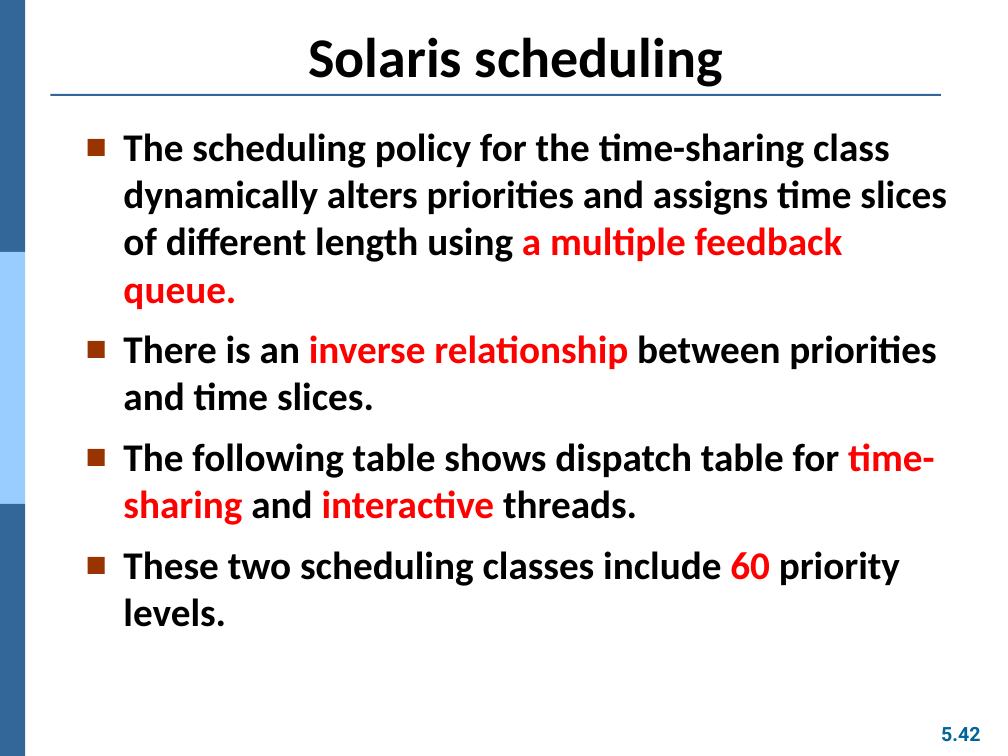
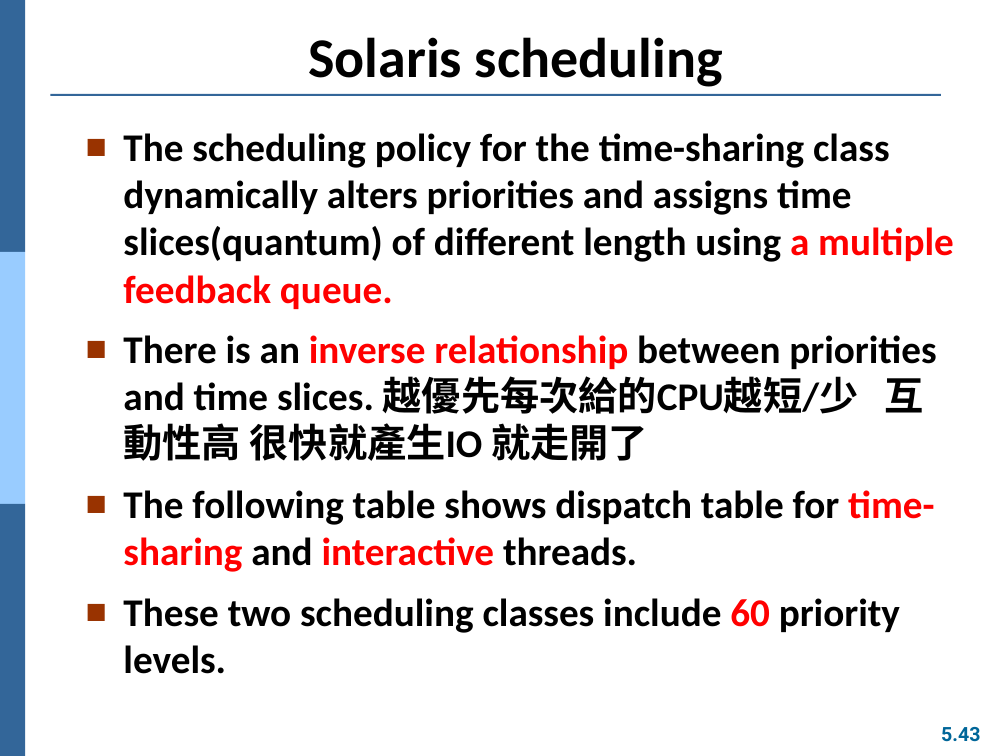
Before and after one commit to Yang09701194/OS_Learning, a slide deck: slide 43 of ch05.pptx (slide 42 before the commit). Drawn at 1008x756 pixels with LibreOffice and Linux fonts; fonts in the diff are those of the drawing. Boxes give left, top, right and bottom in pixels: in the first picture for what was removed or moved away, otherwise in the second. Text is boxed around its words. In the diff, an @@ line names an element or a change of style, - is before the commit and + after.

```diff
--- a/ch05.pptx
+++ b/ch05.pptx
@@ text at <box>123,133,954,461</box>: text changed @@
-■ The scheduling policy for the time-sharing class dynamically alters priorities and assigns time slices of different length using a multiple feedback queue.
-■ There is an inverse relationship between priorities and time slices.
+■ The scheduling policy for the time-sharing class dynamically alters priorities and assigns time slices(quantum) of different length using a multiple feedback queue.
+■ There is an inverse relationship between priorities and time slices. 越優先每次給的CPU越短/少 互動性高 很快就產生IO 就走開了
@@ page number at <box>941,727,980,742</box>: text changed @@
-5.42
+5.43
```
Also in this commit, not shown: 31 other slides changed, 2 slides added, 1 other file.
